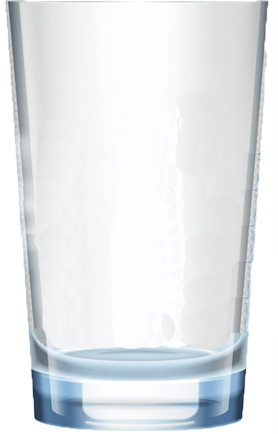
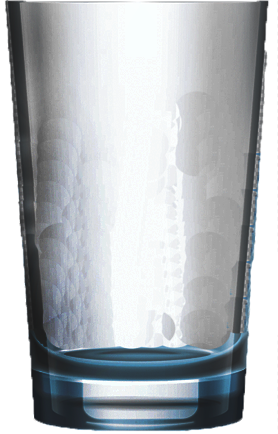
Two versions of the same layered image (278x434). Layer-by-layer changes:
painted on "Слой 4" over box(4, 0, 278, 432)
